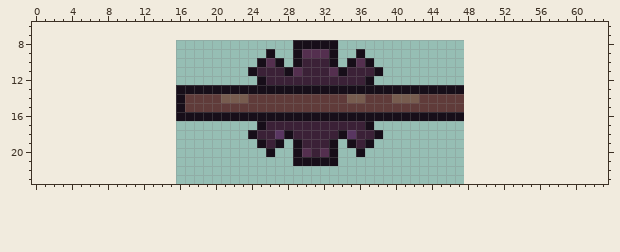
One commit to this pixel-art sprite: Kuckucks Uhrwerk/Assets/Sprites/MovingPlatform/MovingPlatform_Middle.png. That is the earlier state.
The file is 32x16 pixels. Shown: x 0..63, y 6..23. The old version is drawn lined up with the new one, on the new canvas.
The same view after the edit:
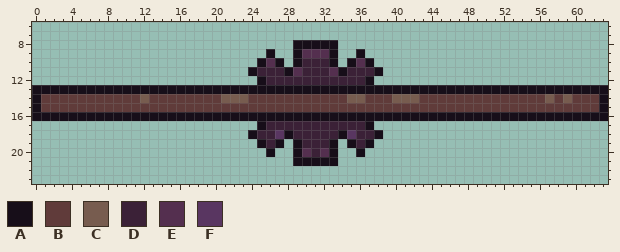
Palette (. is transparent): A #170e19  B #603b3a  C #775c4f  D #3b2137  E #542f4f  F #593661
Changes in this commit:
canvas 32x16 -> 64x32, the old top-left corner now at 16,8
@@ x 0..63 @@
 12 .........................ADDDDDDDDDDDA..........................
-13 ................AAAAAAAAAAAAAAAAAAAAAAAAAAAAAAAA................
-14 ................ABBBBCCCBBBBBBBBBBBCCBBBCCCBBBBB................
-15 ................ABBBBBBBBBBBBBBBBBBBBBBBBBBBBBBB................
-16 ................AAAAAAAAAAAAAAAAAAAAAAAAAAAAAAAA................
+13 AAAAAAAAAAAAAAAAAAAAAAAAAAAAAAAAAAAAAAAAAAAAAAAAAAAAAAAAAAAAAAAA
+14 ABBBBBBBBBBBCBBBBBBBBCCCBBBBBBBBBBBCCBBBCCCBBBBBBBBBBBBBBCBCBBBA
+15 ABBBBBBBBBBBBBBBBBBBBBBBBBBBBBBBBBBBBBBBBBBBBBBBBBBBBBBBBBBBBBBA
+16 AAAAAAAAAAAAAAAAAAAAAAAAAAAAAAAAAAAAAAAAAAAAAAAAAAAAAAAAAAAAAAAA
 17 .........................ADDDDDDDDDDDA..........................
Where, in picture pixels (left, top, right, bottom), the same in both pictures:
changed: (32, 85, 185, 121)
added: (464, 85, 608, 121)
